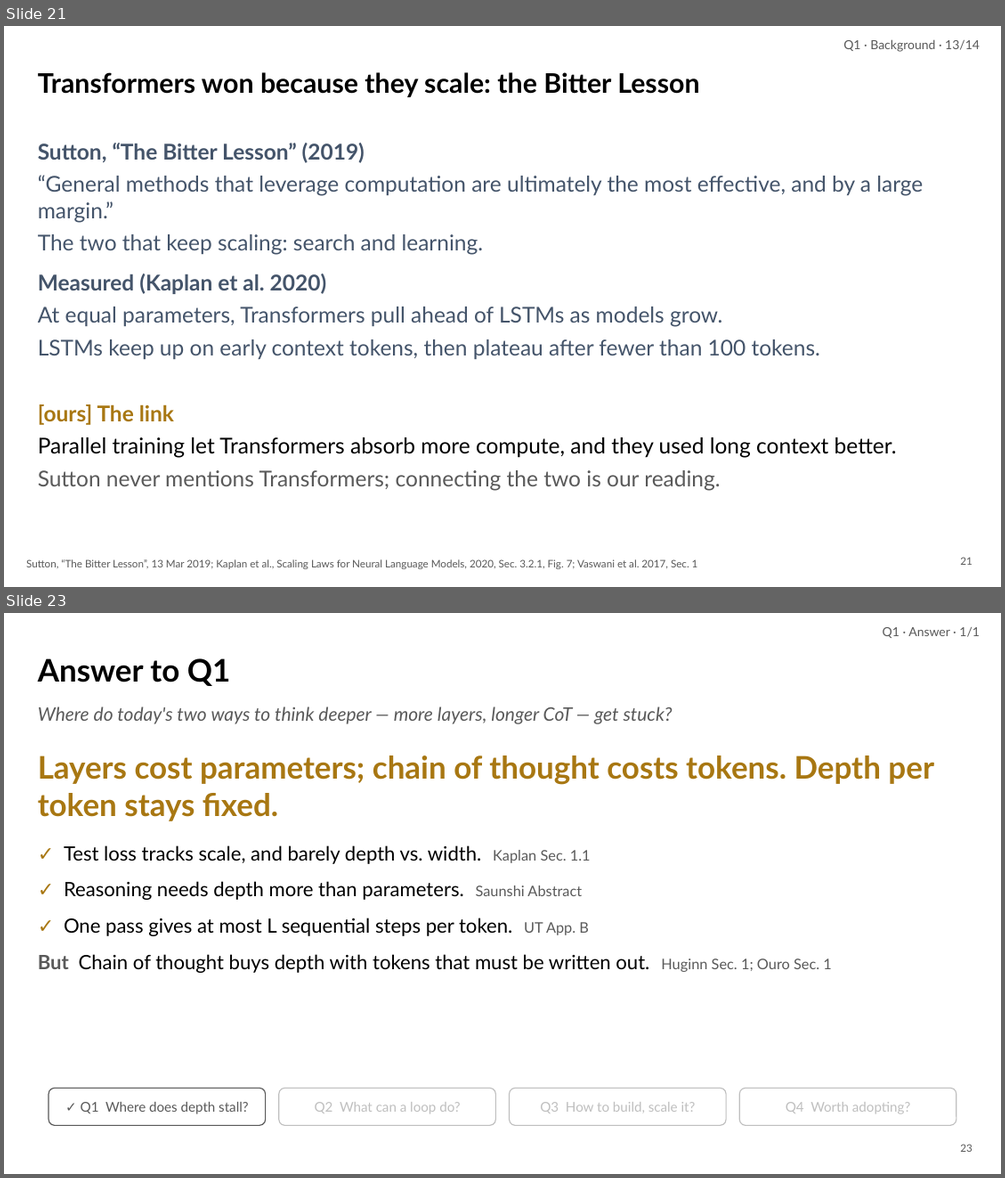
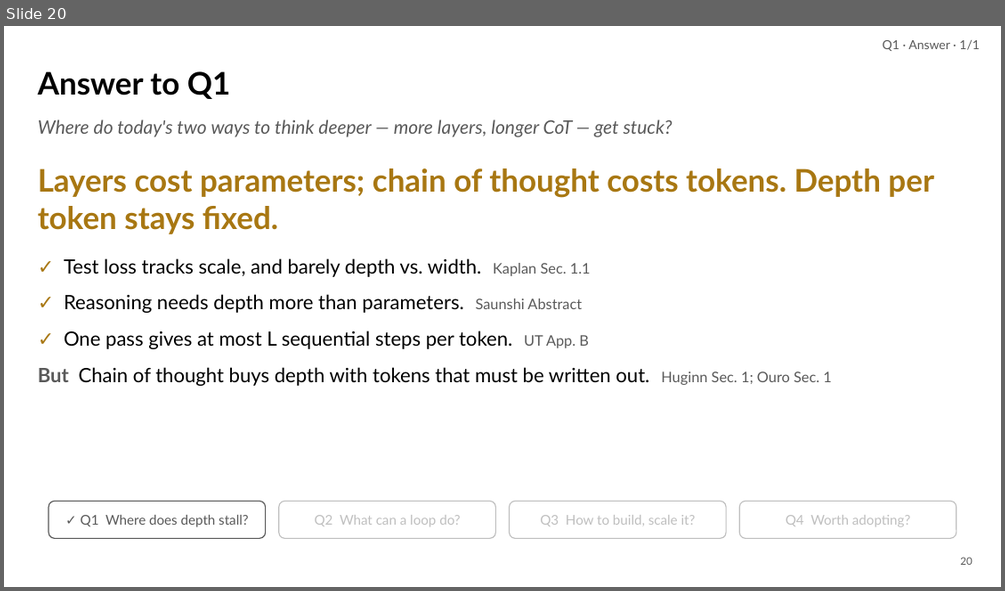
Before and after one commit to irregular6612/agi-hw2, a slide deck: build/out/looped-transformers.pptx. Shown one above the other, each under a label of ours: slides 21 and 23 before the commit, slide 20 after it; the slides between them are not shown. The pictures are 1005x1178 and 1005x591 pixels, drawn with LibreOffice and Linux fonts; fonts in the diff are those of the drawing. Boxes give left, top, right and bottom in pixels: in the first picture for what was removed or moved away, otherwise in the second. Text is boxed around its words. In the diff, an @@ line names an element or a change of style, - is before the commit and + after.

```diff
--- a/build/out/looped-transformers.pptx
+++ b/build/out/looped-transformers.pptx
@@ slide 21 removed at bbox=[4, 26, 1001, 587], background #FFFFFF @@
@@ text removed at bbox=[843, 39, 979, 52] @@
-Q1 · Background · 13/14
@@ text removed at bbox=[38, 72, 699, 97] @@
-Transformers won because they scale: the Bitter Lesson
@@ text removed at bbox=[38, 143, 922, 255] @@
-Sutton, “The Bitter Lesson” (2019)
-“General methods that leverage computation are ultimately the most effective, and by a large margin.”
-The two that keep scaling: search and learning.
@@ text removed at bbox=[38, 273, 820, 359] @@
-Measured (Kaplan et al. 2020)
-At equal parameters, Transformers pull ahead of LSTMs as models grow.
-LSTMs keep up on early context tokens, then plateau after fewer than 100 tokens.
@@ text removed at bbox=[38, 404, 897, 491] @@
-[ours] The link
-Parallel training let Transformers absorb more compute, and they used long context better.
-Sutton never mentions Transformers; connecting the two is our reading.
@@ text removed at bbox=[26, 559, 698, 569] @@
-Sutton, “The Bitter Lesson”, 13 Mar 2019; Kaplan et al., Scaling Laws for Neural Language Models, 2020, Sec. 3.2.1, Fig. 7; Vaswani et al. 2017, Sec. 1
@@ page number removed at bbox=[960, 556, 971, 564] @@
-21
@@ what was slide 23 is now slide 20 @@
@@ page number at bbox=[960, 556, 971, 564]: text changed @@
-23
+20
```
Also in this commit, not shown: 12 slides changed, 2 other slides removed, 10 other files.
